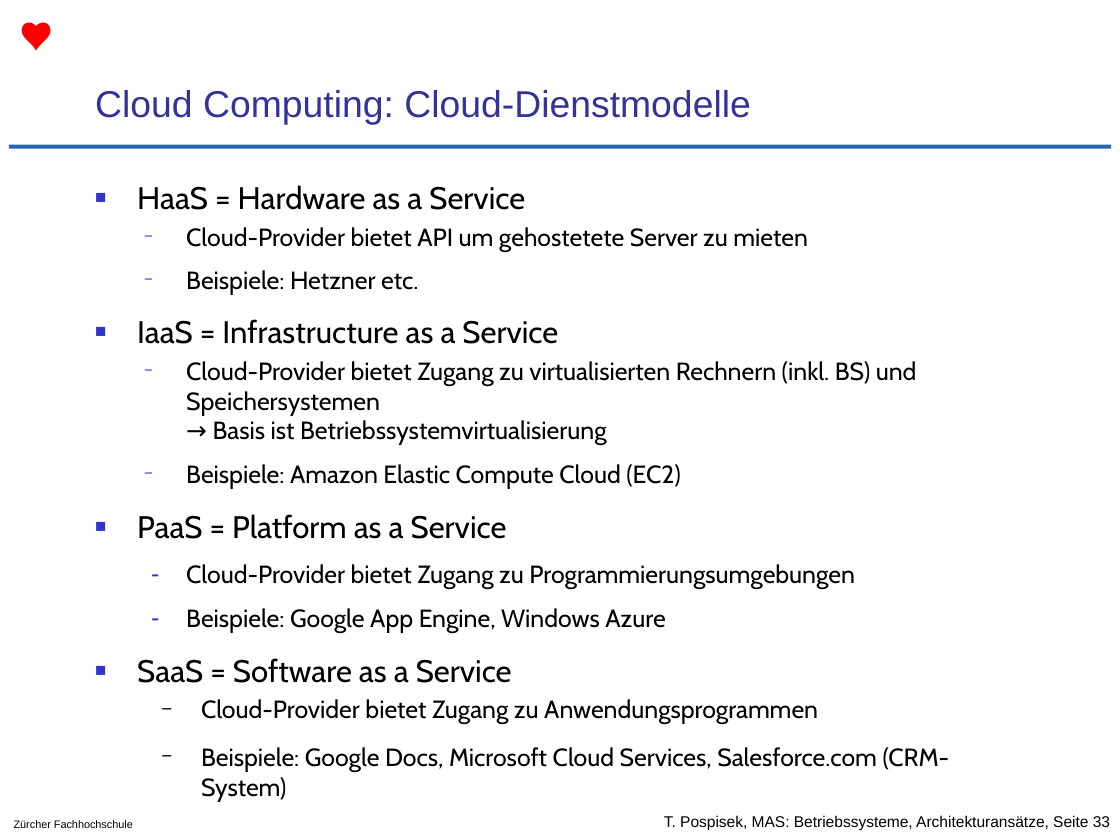
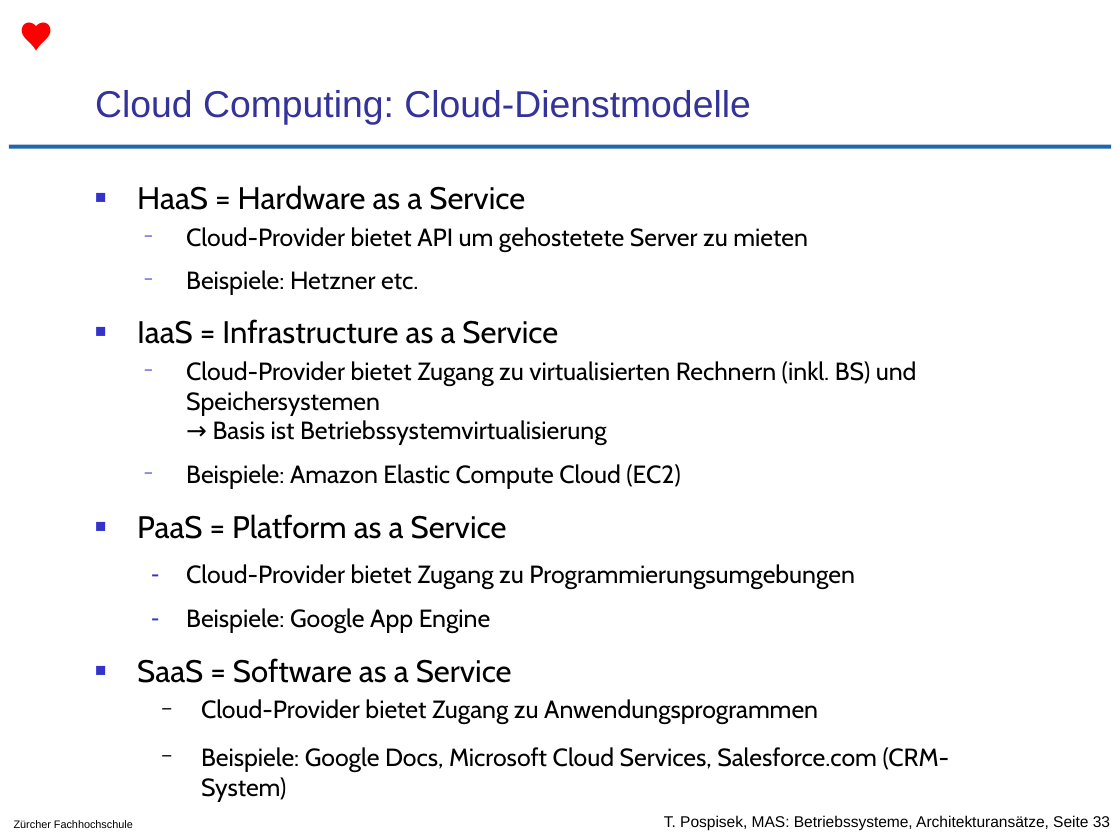
Before and after one commit to tpo/betriebssysteme, a slide deck: slide 33 of 02-2_Architekturansätze.odp. Drawn at 1120x840 pixels with LibreOffice and Linux fonts; fonts in the diff are those of the drawing; background and template pictures are left out. Boxes give left, top, right and bottom in pixels: in the first picture for what was removed or moved away, otherwise in the second. Text is boxed around its words. In the diff, an @@ line names an element or a change of style, - is before the commit and + after.

Commit message:
kleine Änderungen
S.14 OpenOffice -> Libreoffice
S.33 Windows Azure rausgenommen, da dieser Begriff nicht mehr spezifisch ist

```diff
--- a/02-2_Architekturansätze.odp
+++ b/02-2_Architekturansätze.odp
@@ text at box(186, 608, 491, 633): text changed @@
-  – Beispiele: Google App Engine, Windows Azure
+  – Beispiele: Google App Engine
```
Also in this commit, not shown: 1 other slide changed, 1 other file.
